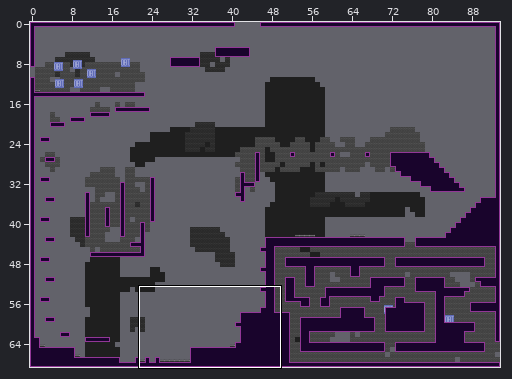
Two versions of a level (Tiled map, rooms/room_0.tmx). The picture above shows the old version from afar; the outline marks the close-up.
Close-up. Old version:
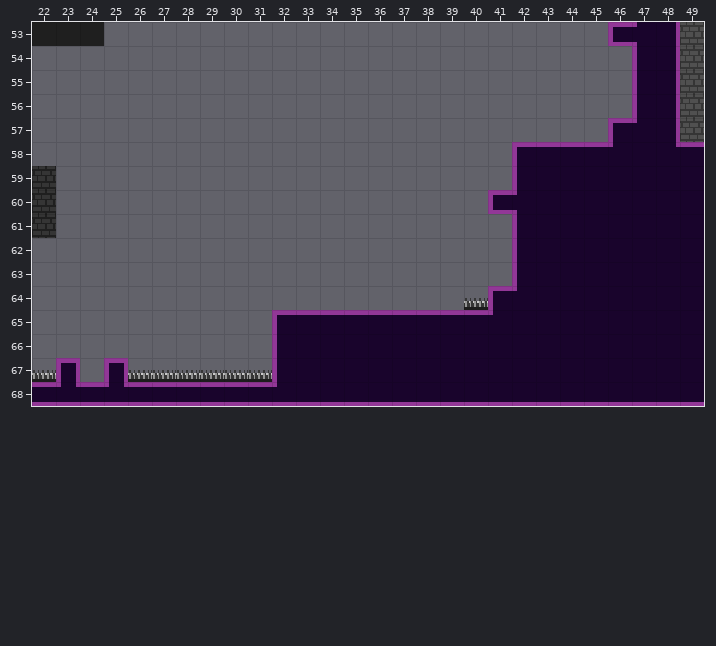
Cells are 16x16 px. Shown: x 22..49, y 53..68. The commit also changed other parts of the map, which this record leaves out.
And afterwards:
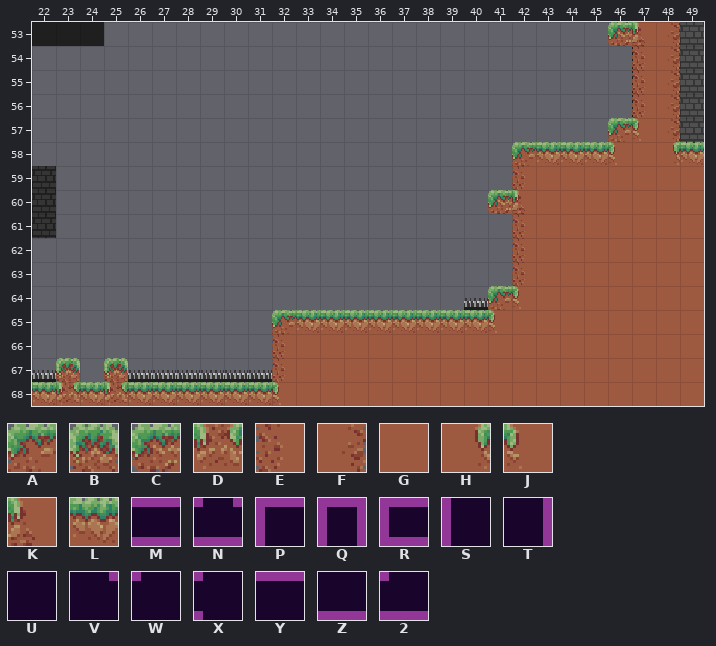
Key: from "Grass": A 7, B 14, C 15, D 21, E 22, F 23, G 24, H 27, J 28, K 30, L 31; from "tile_set_template": M 3, N 5, P 8, Q 16, R 17, S 25, T 26, U 27, V 31, W 32, X 34, Y 35, Z 36, 2 55.
_ is an empty cell.
Edits made:
Layer "visuals/collideable":
The edit turns tile P into tile A in row 57 at x 46; in row 58 at x 42; in row 64 at x 41; in row 65 at x 32.
The edit turns tile Q into tile B in row 67 at x 23 and 25.
The edit turns tile R into tile C in row 53 at x 46; in row 60 at x 41.
The edit turns tile N into tile D in row 68 at x 23 and 25.
The edit turns tile S into tile E in rows 54 to 56 at x 47; in row 59 at x 42; in rows 61 to 63 at x 42; in rows 66 to 67 at x 32.
The edit turns tile T into tile F in rows 53 to 57 at x 48.
The edit turns tile U into tile G in row 58 at x 47; in rows 59 to 64 at x 43 to 49; in row 65 at x 42 to 49; in rows 66 to 67 at x 33 to 49.
The edit turns tile Z into tile G in row 68 at x 33 to 49.
The edit turns tile V into tile H in row 58 at x 48.
The edit turns tile 2 into tile J in row 68 at x 32.
The edit turns tile W into tile J in row 57 at x 47; in row 58 at x 46; in row 64 at x 42; in row 65 at x 41.
The edit turns tile X into tile K in row 53 at x 47; in row 60 at x 42.
The edit turns tile M into tile L in row 68 at x 22, 24 and 26 to 31.
The edit turns tile Y into tile L in row 58 at x 43 to 45 and 49; in row 65 at x 33 to 40.
Boxes around the changes in both close-ups, in picture pixels (x1, y1, x2, y2):
changed: (32, 22, 704, 406)
